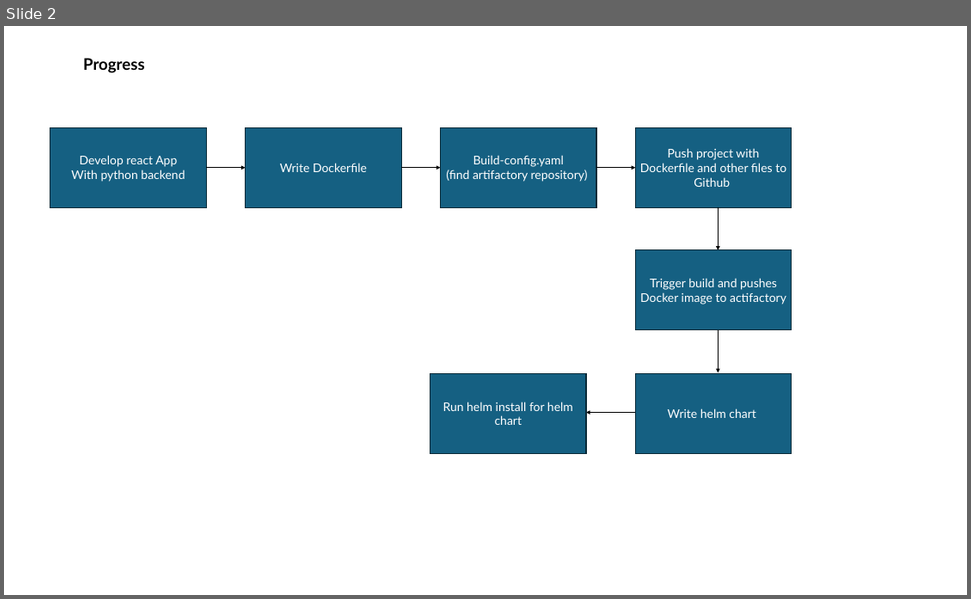
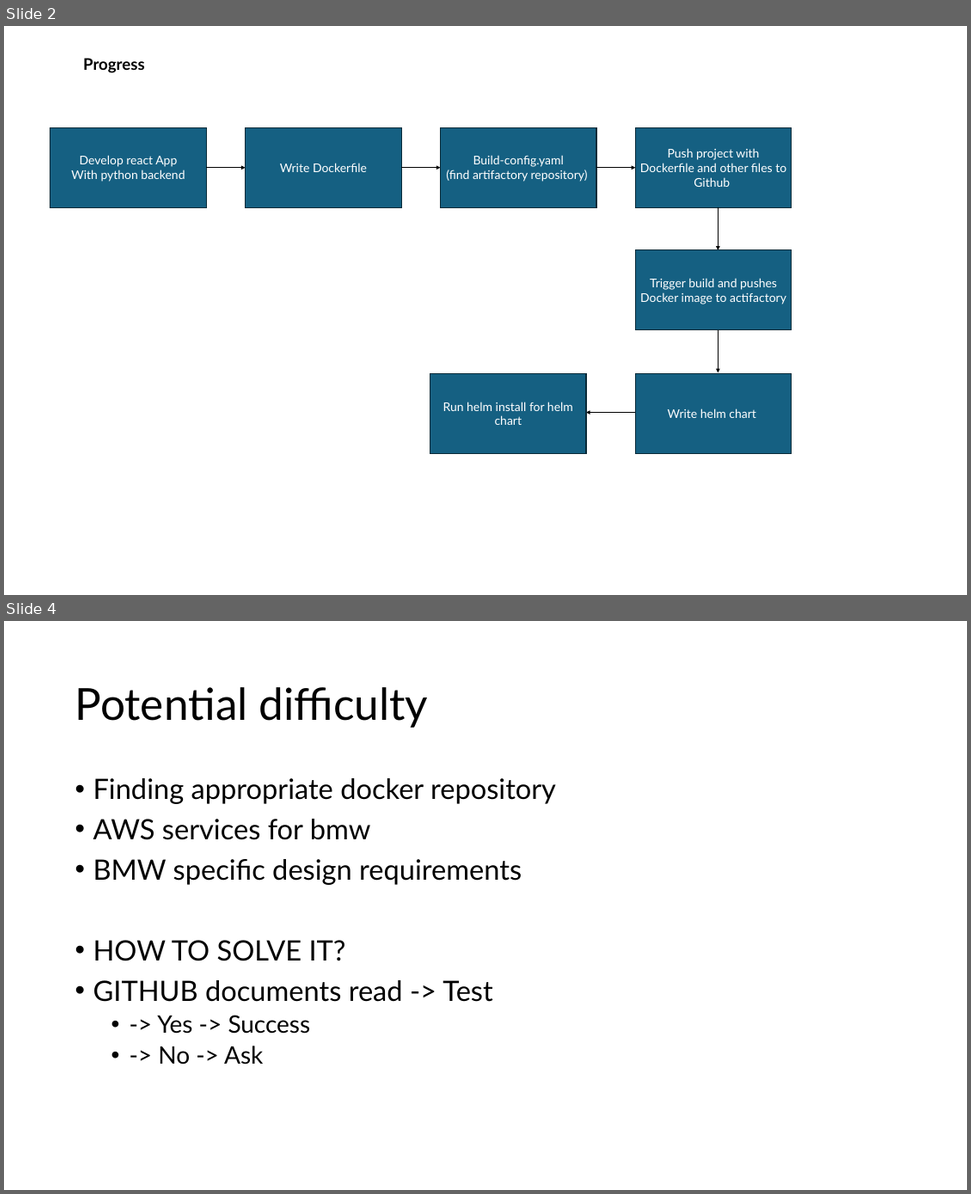
Before and after one commit to wookkim1031/intern-project, a slide deck: Tasks/Task 2.pptx. Shown one above the other, each under a label of ours: slide 2 before the commit, slides 2 and 4 after it; the slides between them are not shown. The pictures are 971x599 and 971x1194 pixels, drawn with LibreOffice and Linux fonts; fonts in the diff are those of the drawing. Boxes give left, top, right and bottom in pixels: in the first picture for what was removed or moved away, otherwise in the second. Text is boxed around its words. In the diff, an @@ line names an element or a change of style, - is before the commit and + after.

```diff
--- a/Tasks/Task 2.pptx
+++ b/Tasks/Task 2.pptx
@@ slide 4 added at box(4, 621, 967, 1190), background #FFFFFF @@
@@ title added at box(75, 687, 429, 728), 66.1 pt, text #000000 @@
+Potential difficulty
@@ text added at box(93, 778, 556, 1065), 42.1 pt, text #000000 @@
+• Finding appropriate docker repository
+• AWS services for bmw
+• BMW specific design requirements
+• HOW TO SOLVE IT?
+• GITHUB documents read -> Test
+  • -> Yes -> Success
+  • -> No -> Ask
```
Also in this commit, not shown: 1 other slide added, 4 other files.
